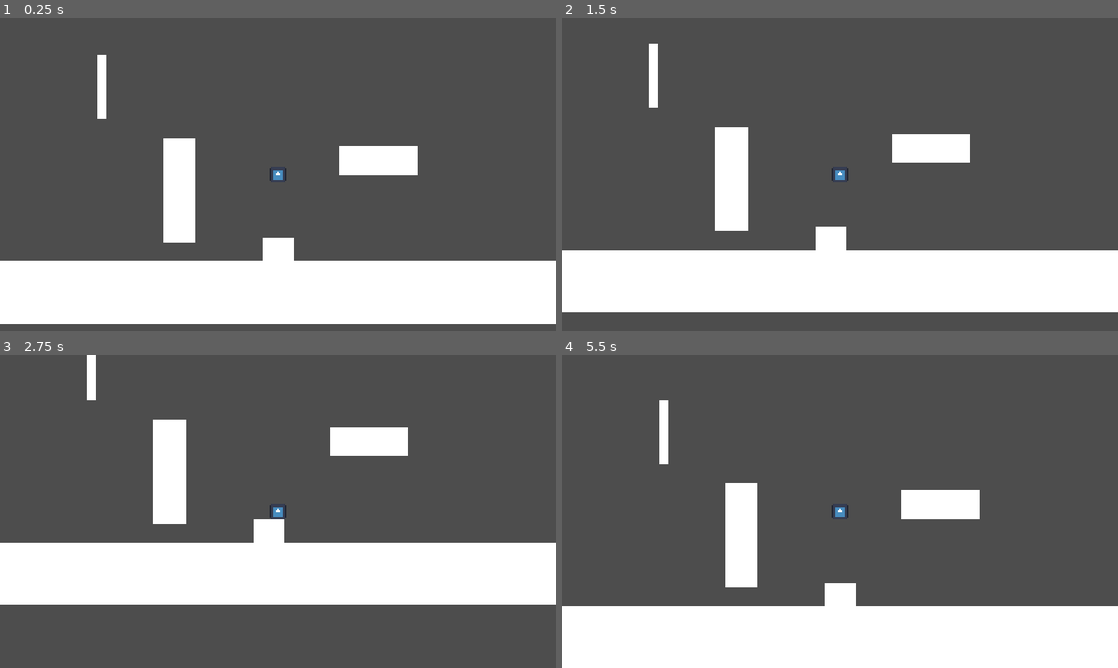
Above: before the commit, frames 1-4 (two rows, left to right).
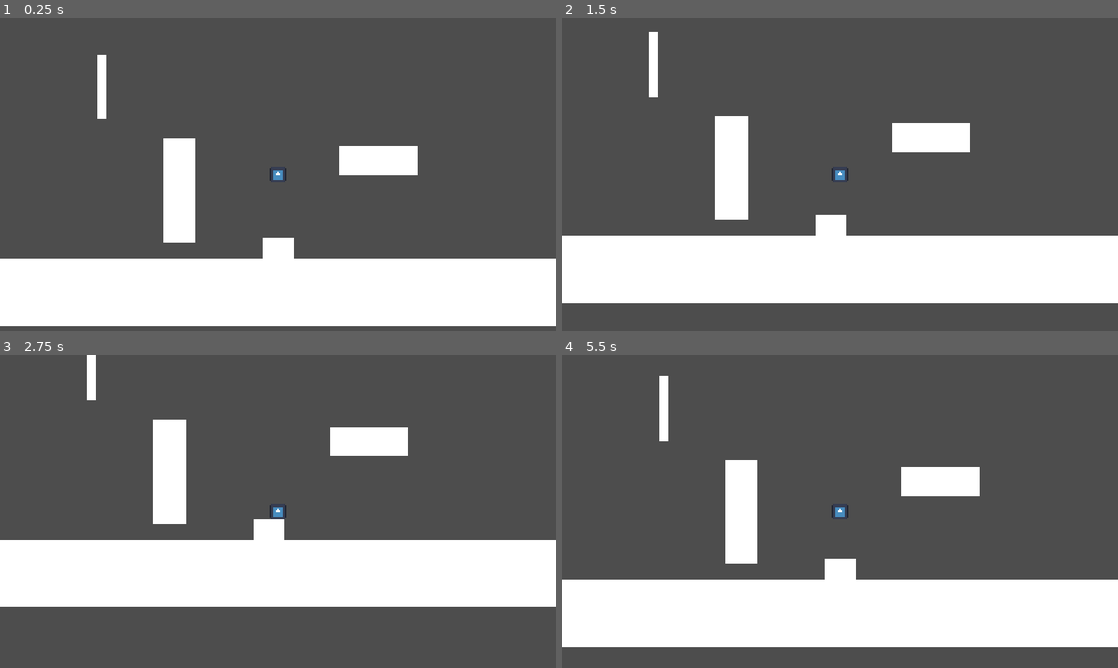
Above: after the commit, the same moments.

Repository: idi0cy/some-platformer
Game: Godot game, scene res://scenes/random_testing.tscn
Same seed, same stepped clock (60 frames per second), same inputs: the game is played once before the commit and once after it. The engine's default icon, where the game draws it, is replaced by a stand-in: a white triangle on a blue panel in a dark square.
Inputs (mouse positions are in pixels of both pictures, inside the frame that each line leads up to):
- Up to frame 1 (0.25 s): no input
- Up to frame 2 (1.5 s): tap Enter at 0.5 s; move the mouse to (962, 158) at 0.52 s; hold Right from 0.53 s (still down); tap A (a) at 0.6 s; click (962, 158) at 0.67 s; tap Up at 0.77 s; tap D (d) at 0.8, 1.35 s; tap Space (space) at 1.25 s; move the mouse to (728, 190) at 1.27 s
- Up to frame 3 (2.75 s): tap Up at 1.52 s; tap Shift (dash) at 1.55, 2.1 s; move the mouse to (333, 442) at 2.02 s; release Right at 2.03 s; hold Left from 2.03 s (still down); hold S (s) from 2.03 s (still down)
- Up to frame 4 (5.5 s): tap Enter at 2.75 s; move the mouse to (812, 574) at 2.77 s; release Left at 2.78 s; release S (s) at 2.78 s; hold Right 2.78-4.28 s; tap S (s) at 2.85 s; click (812, 574) at 2.92 s; tap Up at 3.02, 3.77, 4.52 s; tap Space (space) at 3.05, 3.6, 5 s; move the mouse to (1006, 558) at 3.52 s; tap W (w) at 3.8, 4.35 s; move the mouse to (673, 464) at 4.27 s; hold Left 4.28-5.03 s; tap A (a) at 4.55, 5.1 s; move the mouse to (867, 511) at 5.02 s; hold Right from 5.03 s (still down); click (867, 511) at 5.17 s; tap D (d) at 5.3 s

The runs differ from the first frame. In frame 1, 1.3% of the frame differs, in the area x 0-100%, y 76-99%; in frame 2, 9.0%; in frame 3, 1.5%; in frame 4, 18%, in the area x 0-100%, y 6-100%.

Commit message:
slides work but I want to make it not as easy to so i'm going to make some new momentum mechanics

Diff:
--- a/crucible-of-achlyss/scenes/entities/player.tscn
+++ b/crucible-of-achlyss/scenes/entities/player.tscn
@@ -45,11 +45,15 @@
 shape = SubResource("RectangleShape2D_08t41")
 
 [node name="coyoteFrames" type="Timer" parent="." unique_id=19113870]
-wait_time = 0.25
+wait_time = 0.15
 one_shot = true
 
 [node name="inputBuffer" type="Timer" parent="." unique_id=1691522915]
-wait_time = 0.25
+wait_time = 0.1
+one_shot = true
+
+[node name="slideBuffer" type="Timer" parent="." unique_id=2049270072]
+wait_time = 0.15
 one_shot = true
 
 [connection signal="body_entered" from="outerDetection" to="." method="_on_outer_detection_body_entered"]
--- a/crucible-of-achlyss/scenes/random_testing.tscn
+++ b/crucible-of-achlyss/scenes/random_testing.tscn
@@ -10,7 +10,7 @@
 
 [node name="Platform" parent="." unique_id=304735604 instance=ExtResource("2_1xtuw")]
 position = Vector2(526, 604)
-scale = Vector2(73.879524, 6.42486)
+scale = Vector2(66.23004, 6.8927)
 
 [node name="Platform2" parent="." unique_id=1158560200 instance=ExtResource("2_1xtuw")]
 position = Vector2(584, 523)
--- a/crucible-of-achlyss/scripts/entities/player.gd
+++ b/crucible-of-achlyss/scripts/entities/player.gd
@@ -7,10 +7,14 @@
 
 @onready var coyoteTimer = get_node('coyoteFrames')
 @onready var inputBuffer = get_node('inputBuffer')
+@onready var slideBuffer = get_node('slideBuffer')
 
 const UP = Vector2(0, -1)
 const speed = 300
-const dashSpeed = 2000
+const jumpPower = 400
+const dashSpeed = 1750 + speed
+
+const slideThresh = 500
 
 var dashing = false
 var availableDashes = 1
@@ -42,6 +46,7 @@
 		var dashDirection = Input.get_vector("a", "d", "w", "s")
 
 		if dashDirection != Vector2(0,0):
+
 			availableDashes -= 1
 
 			var oldVelocity = velocity
@@ -64,29 +69,14 @@
 
 	#region | Wall jumping and all that
 
-	if (is_on_wall() && Input.is_action_just_pressed("space")):
-		print(200 * get_wall_normal()[0])
-		velocity.x += 200 * get_wall_normal()[0]
-		velocity.y += 150
-
-
 	if (is_on_wall() && velocity.y > 0):
 		if velocity.y > 150:
 			velocity.y = 150
 
 	#endregion
 
-	#region | Sliding code
-
-	if is_on_floor() && !dashing && Input.is_action_pressed('s'):
-		if abs(velocity.x) < abs(velocity.y):
-			print(abs(velocity.y))
-		else:
-			print(abs(velocity.y))
-
-	#endregion
-
 	handleJumps()
+	handleSlides()
 
 	move_and_slide()
 
@@ -101,10 +91,16 @@
 		jump()
 		coyoteTimer.stop()
 		inputBuffer.stop()
+func jump():
+	velocity.y -= jumpPower
 
-func jump():
-	velocity.y -= 500
-
+func handleSlides():
+	if Input.is_action_pressed("s") && !sliding && is_on_floor() && abs(velocity.x) > speed && !dashing:
+		sliding = true
+		print("i've begun the sliding")
+	if not (Input.is_action_pressed("s") && is_on_floor()) && sliding:
+		sliding = false
+		print('OH NOOOOOOOOOOOOOOOOOOOO')
 
 func _on_outer_detection_body_entered(body: Node2D) -> void:
 
